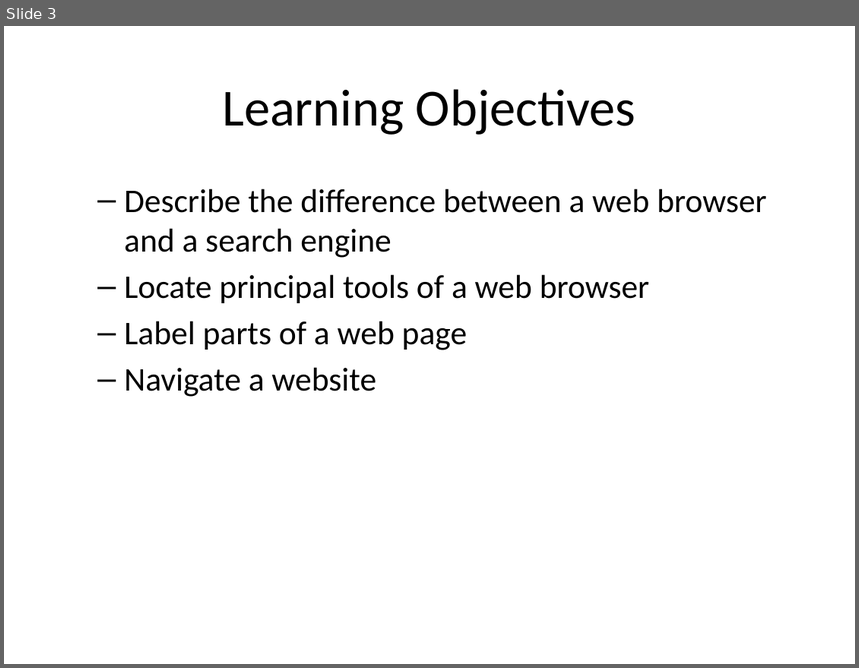
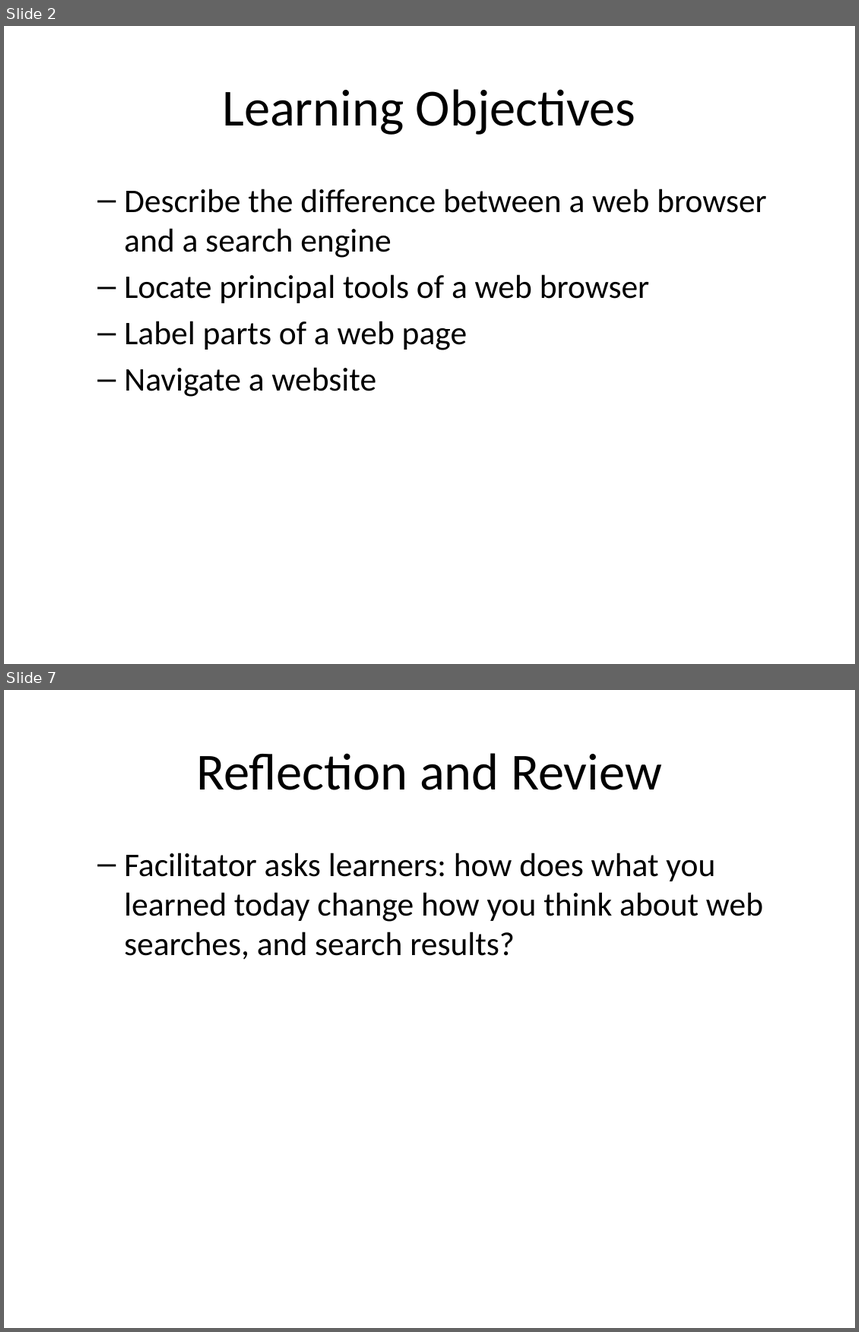
Before and after one commit to mr-eggleton/web-lit-core, a slide deck: powerpoints/03-make-friends-with-your-browser.pptx. Shown one above the other, each under a label of ours: slide 3 before the commit, slides 2 and 7 after it; the slides between them are not shown. The pictures are 859x668 and 859x1332 pixels, drawn with LibreOffice and Linux fonts; fonts in the diff are those of the drawing. Boxes give left, top, right and bottom in pixels: in the first picture for what was removed or moved away, otherwise in the second. Text is boxed around its words. In the diff, an @@ line names an element or a change of style, - is before the commit and + after.

```diff
--- a/powerpoints/03-make-friends-with-your-browser.pptx
+++ b/powerpoints/03-make-friends-with-your-browser.pptx
@@ slide 7 added at (x1=4, y1=690, x2=855, y2=1328), background #FFFFFF @@
@@ title added at (x1=196, y1=753, x2=662, y2=790), 44 pt, text #000000 @@
+Reflection and Review
@@ text added at (x1=124, y1=853, x2=763, y2=960), 28 pt, text #000000 @@
+  – Facilitator asks learners: how does what you learned today change how you think about web searches, and search results?
@@ what was slide 3 is now slide 2 @@
```
Also in this commit, not shown: 3 slides changed, 2 other slides added, 2 slides removed, 3 other files.
